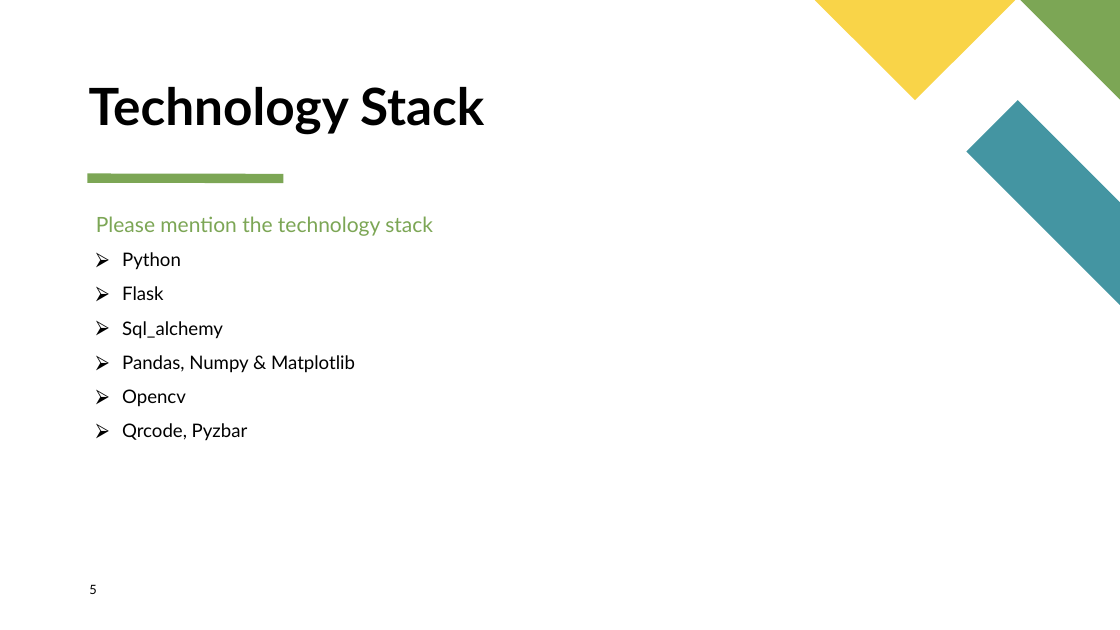
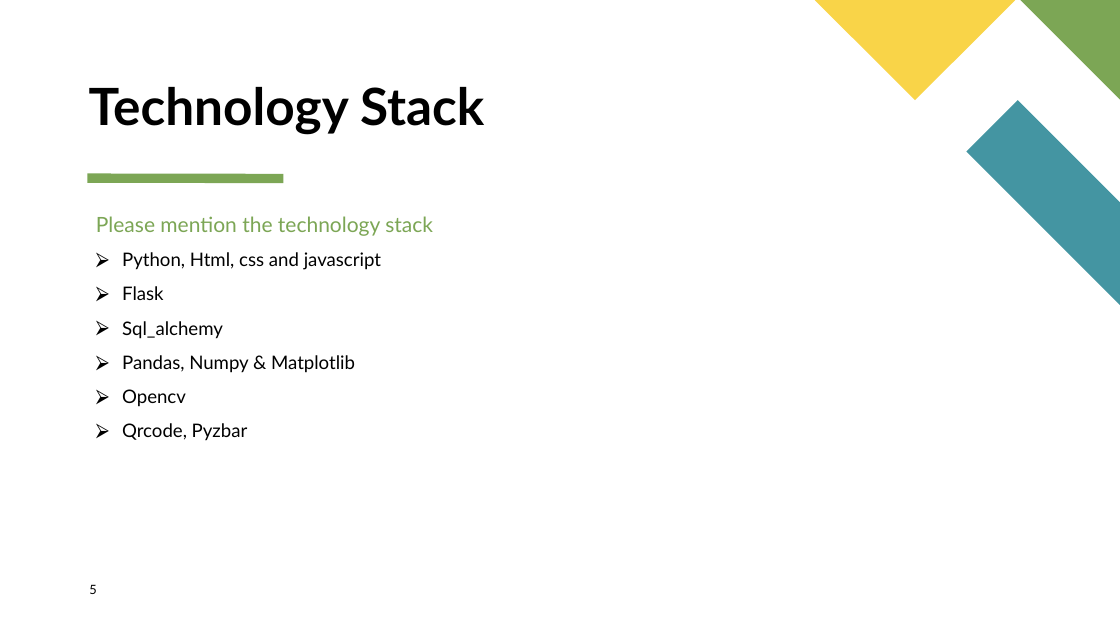
Before and after one commit to Hrushi11/Ikshana, a slide deck: slide 5 of QR_Idea-Presentation.pptx. Drawn at 1120x630 pixels with LibreOffice and Linux fonts; fonts in the diff are those of the drawing. Boxes give left, top, right and bottom in pixels: in the first picture for what was removed or moved away, otherwise in the second. Text is boxed around its words. In the diff, an @@ line names an element or a change of style, - is before the commit and + after.

```diff
--- a/QR_Idea-Presentation.pptx
+++ b/QR_Idea-Presentation.pptx
@@ text at [122,252,381,270]: text changed @@
-⮚ Python
+⮚ Python, Html, css and javascript
```
Also in this commit, not shown: 2 other slides changed, 1 other file.
